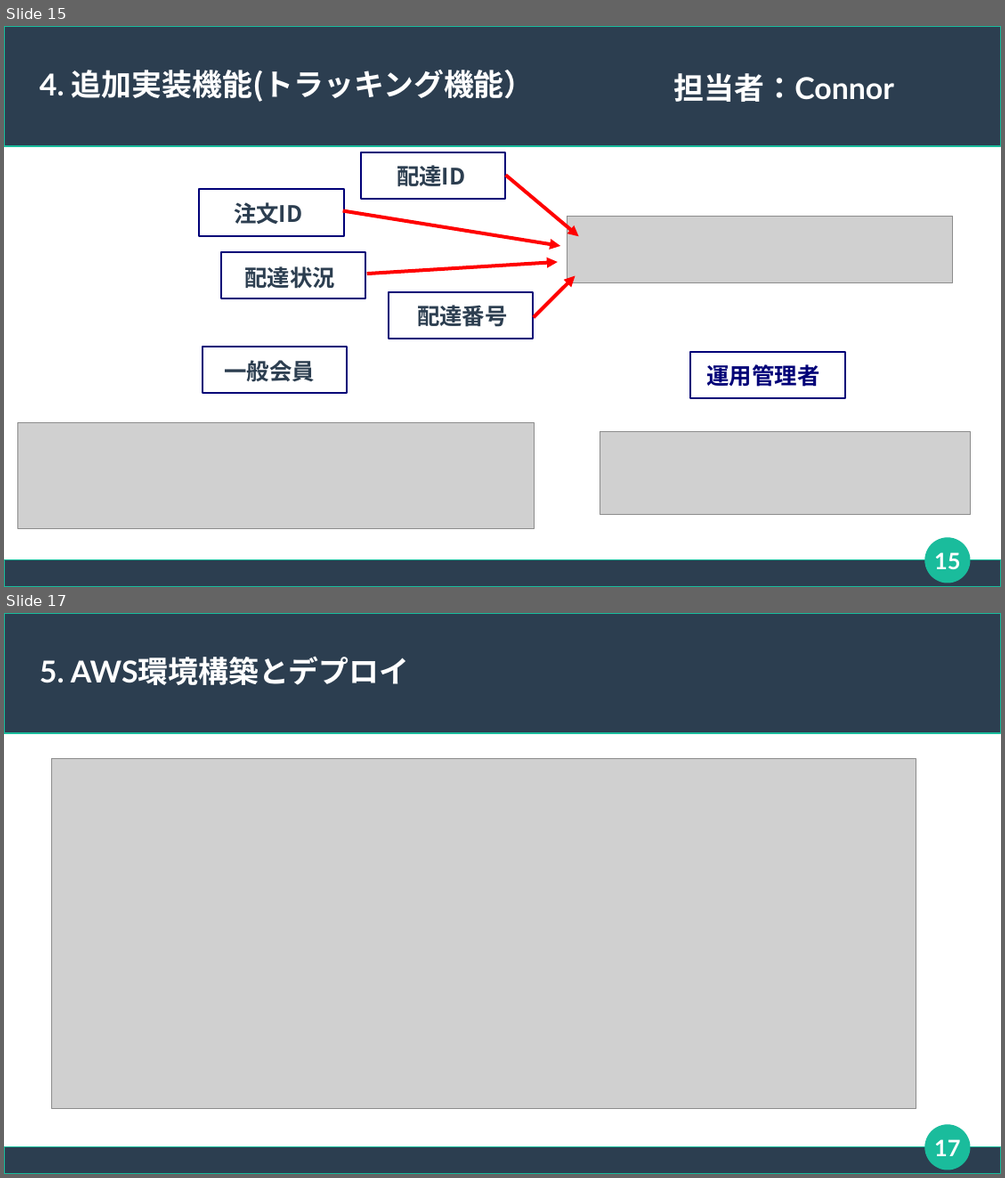
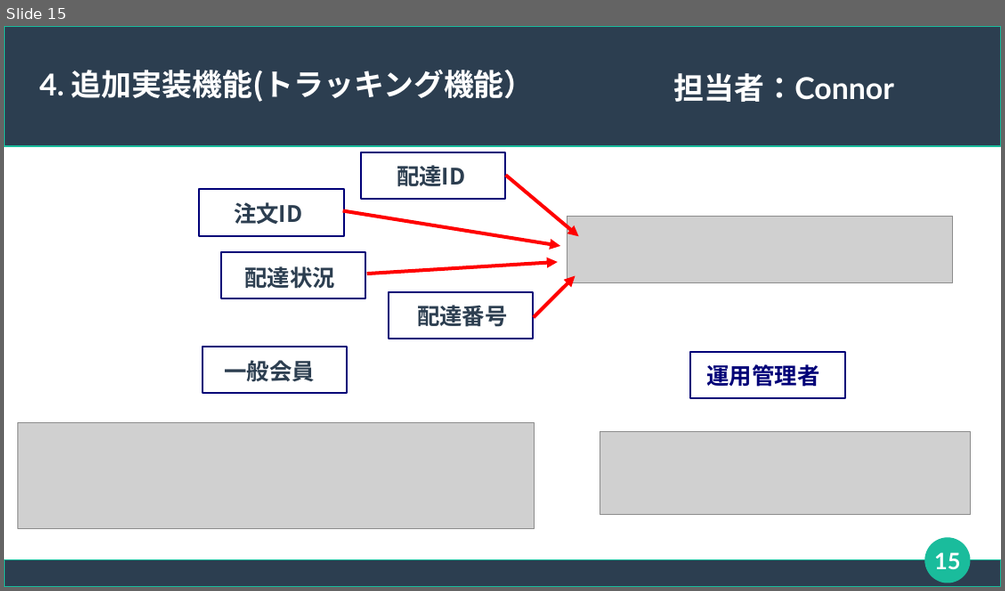
Before and after one commit to connk95/Shared-Shop, a slide deck: TeamUzawa_Sharing_ProjectFile/発表用スライド_チーム鵜澤.odp. Shown one above the other, each under a label of ours: slides 15 and 17 before the commit, slide 15 after it; the slides between them are not shown. The pictures are 1005x1178 and 1005x591 pixels, drawn with LibreOffice and Linux fonts; fonts in the diff are those of the drawing; grey boxes stand for pictures. Boxes give left, top, right and bottom in pixels: in the first picture for what was removed or moved away, otherwise in the second. Text is boxed around its words. In the diff, an @@ line names an element or a change of style, - is before the commit and + after.

```diff
--- a/TeamUzawa_Sharing_ProjectFile/発表用スライド_チーム鵜澤.odp
+++ b/TeamUzawa_Sharing_ProjectFile/発表用スライド_チーム鵜澤.odp
@@ slide 17 removed at [4, 613, 1001, 1174], background #FFFFFF; not listed: 3 template elements that a slide beside it also shows @@
@@ title removed at [40, 657, 410, 685] @@
-5. AWS環境構築とデプロイ
@@ picture removed at [52, 759, 916, 1109] @@
@@ page number removed at [934, 1139, 960, 1156] @@
-17
```
Also in this commit, not shown: 14 slides changed.
